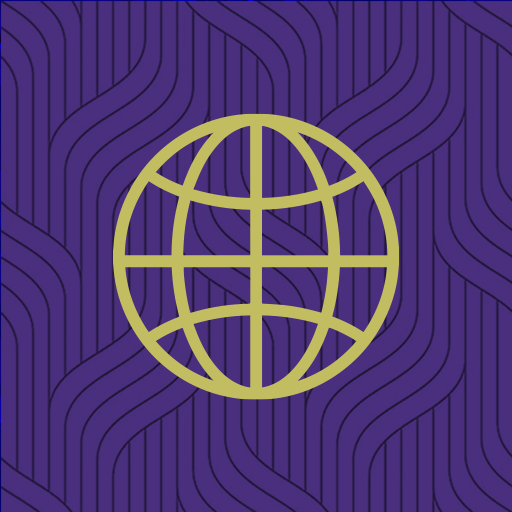
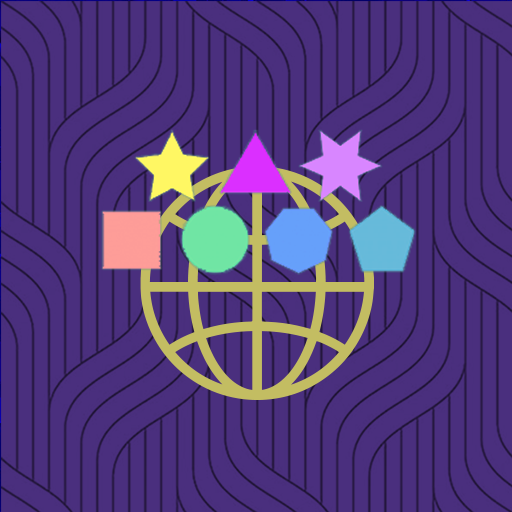
Comparing the layer stacks of the two 512×512 images. Changes:
added layer "Фигуры" above "Векторный смарт-объект" over [100, 129, 416, 275]
painted on "Векторный смарт-объект" over [113, 113, 399, 400]
